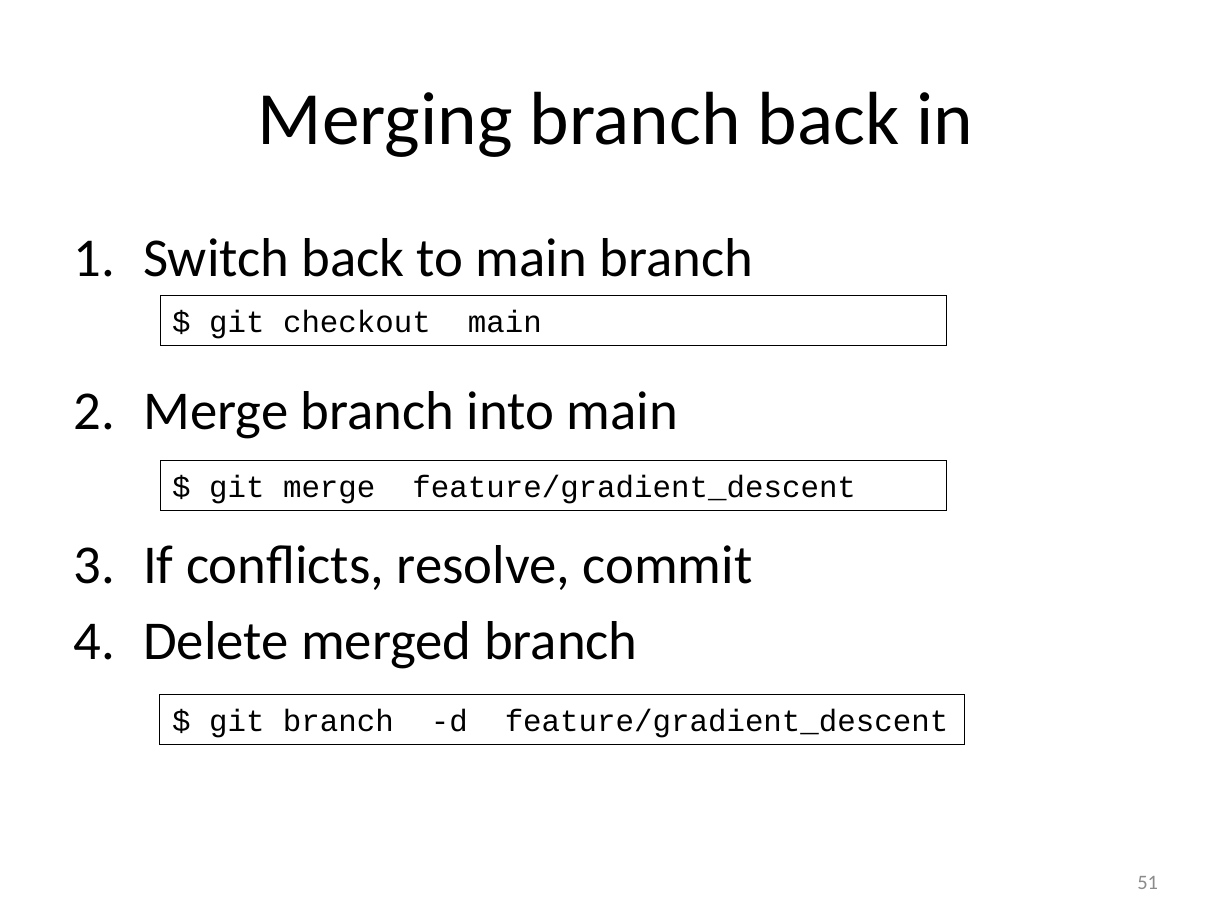
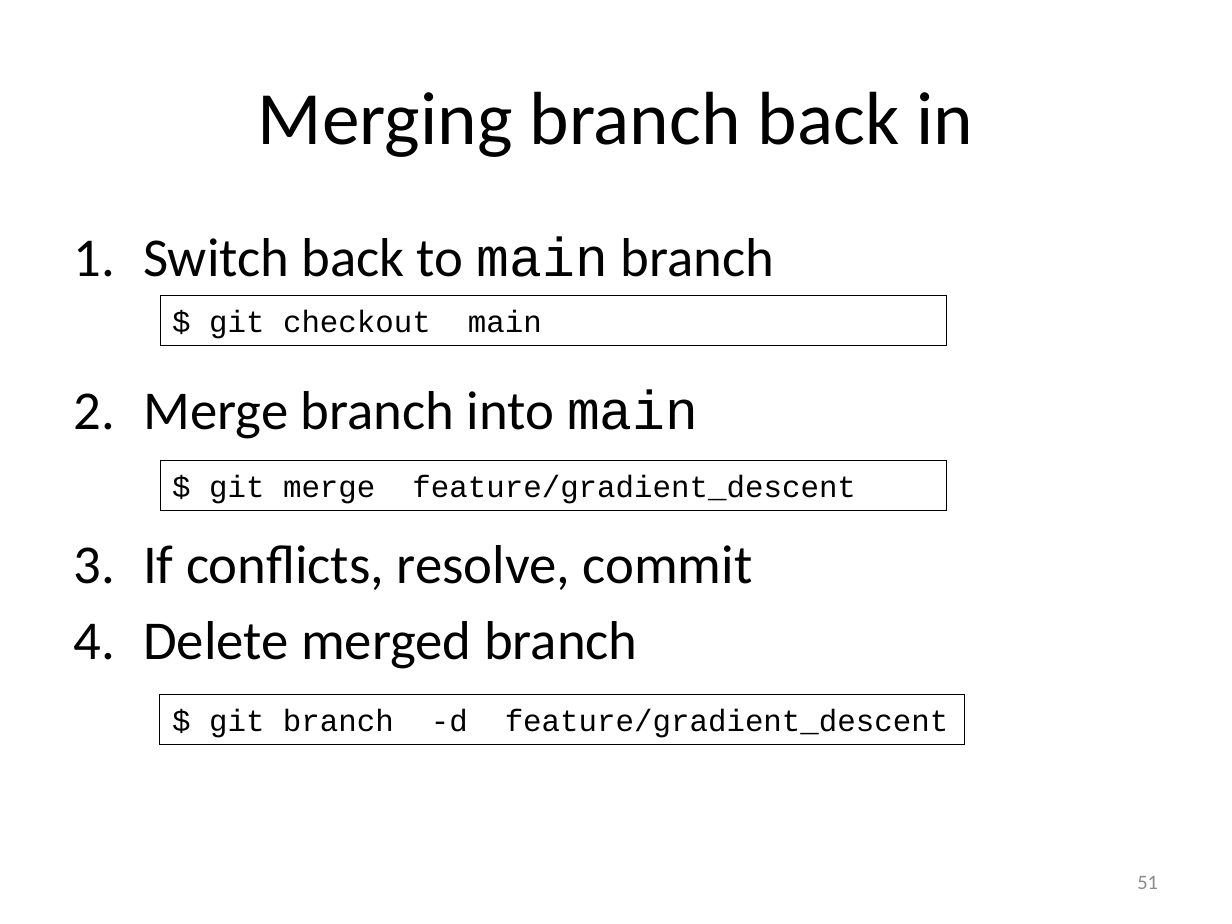
Before and after one commit to gjbex/Version-control-with-git, a slide deck: slide 51 of version_control_git.pptx. Drawn at 1232x924 pixels with LibreOffice and Linux fonts; fonts in the diff are those of the drawing. Boxes give left, top, right and bottom in pixels: in the first picture for what was removed or moved away, otherwise in the second. Text is boxed around its words. In the diff, an @@ line names an element or a change of style, - is before the commit and + after.

Commit message:
Fix fonts for branch names

```diff
--- a/version_control_git.pptx
+++ b/version_control_git.pptx
@@ text at box(143, 237, 774, 439): font Calibri to Courier New in "main", "main" @@
```
Also in this commit, not shown: 5 other slides changed.
